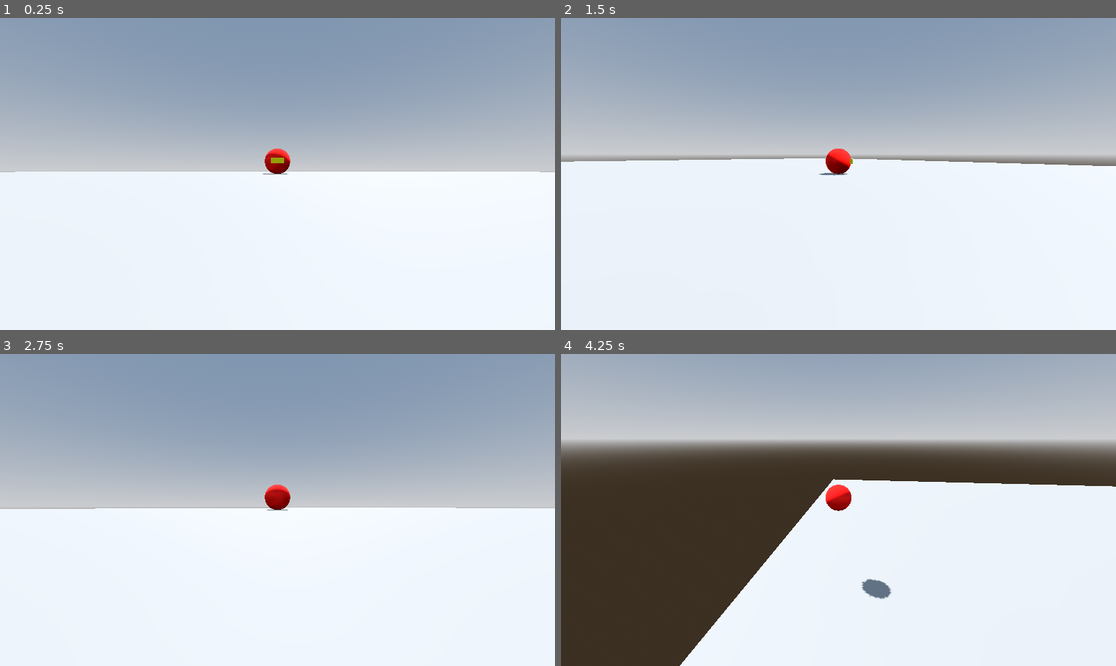
Above: before the commit, frames 1-4 (two rows, left to right).
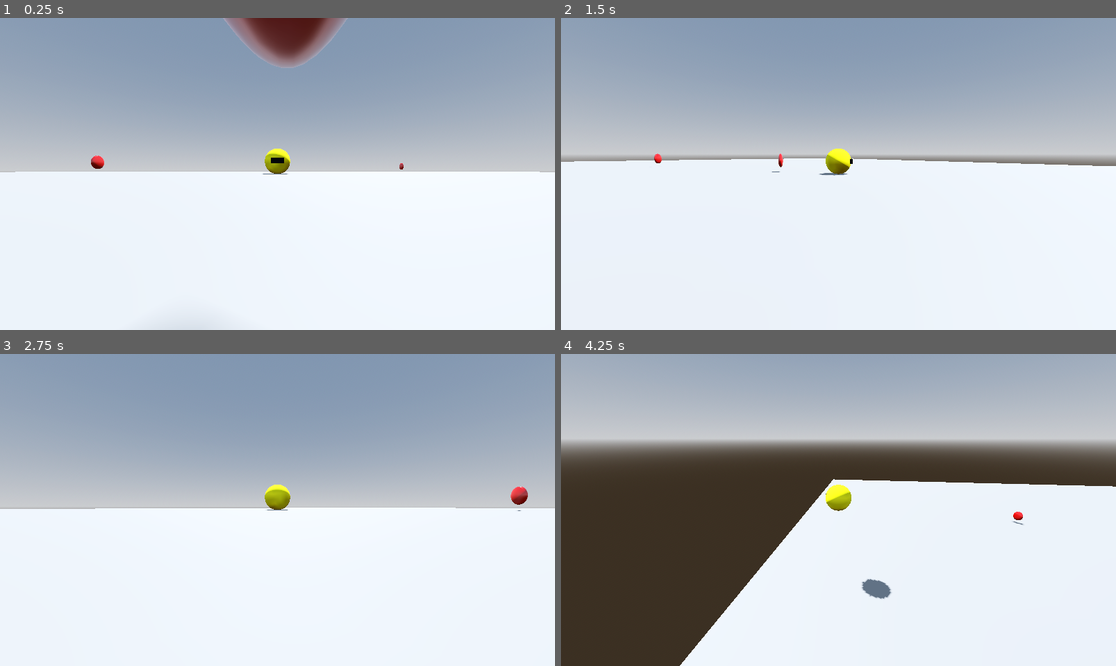
Above: after the commit, the same moments.

Repository: cliff-lilly-jean/pacman-stealth-game
Game: Godot game, scene res://scenes/world/world.tscn
Two runs of this game, one before a commit and one after it. Both use one fixed random seed, a clock stepped at 60 frames per second and the inputs below.
Inputs (mouse positions are in pixels of both pictures, inside the frame that each line leads up to):
- Up to frame 1 (0.25 s): no input
- Up to frame 2 (1.5 s): move the mouse to (866, 174) at 0.52 s; hold W (move_forward) from 0.53 s (still down); tap Shift (dash) at 0.6 s; tap Space (jump) at 0.77 s; move the mouse to (810, 174) at 1.27 s; tap Ctrl (sprint) at 1.35 s
- Up to frame 3 (2.75 s): keep holding W (move_forward); tap Space (jump) at 1.52 s; move the mouse to (288, 503) at 2.02 s; tap Shift (dash) at 2.1 s
- Up to frame 4 (4.25 s): keep holding W (move_forward); move the mouse to (832, 516) at 2.77 s; tap Ctrl (sprint) at 2.85 s; tap Space (jump) at 3.02, 3.77 s; move the mouse to (877, 513) at 3.52 s; tap Shift (dash) at 3.6 s

The runs differ from the first frame. In frame 1, 2.6% of the frame differs, in the area x 16-73%, y 0-50%; in frame 2, 0.4%; in frame 3, 0.4%; in frame 4, 0.4%.

Commit message:
added pellets to the game

Diff:
--- /dev/null
+++ b/scenes/collectables/pellets/pellet.gd
@@ -0,0 +1,12 @@
+class_name Pellet extends Area3D
+
+func _ready() -> void:
+	body_entered.connect(on_body_entered)
+
+func _process(delta: float) -> void:
+	rotation.y += 6 * delta
+
+func on_body_entered(body: Node3D) -> void:
+	if body is Player:
+		print(body.name, " took ", self.name)
+		queue_free()
--- /dev/null
+++ b/scenes/collectables/pellets/pellet.tscn
@@ -0,0 +1,27 @@
+[gd_scene format=3 uid="uid://d3vqp4oc0egcq"]
+
+[ext_resource type="Script" uid="uid://deqrnsy3lb2i0" path="res://scenes/collectables/pellets/pellet.gd" id="1_vmixq"]
+
+[sub_resource type="SphereMesh" id="SphereMesh_7capw"]
+radius = 0.3
+height = 0.2
+
+[sub_resource type="StandardMaterial3D" id="StandardMaterial3D_vmixq"]
+albedo_color = Color(0.84705883, 0, 0, 1)
+metallic = 0.31
+metallic_specular = 0.9
+roughness = 0.12
+emission = Color(0.21230483, 0.21230483, 0.21230483, 1)
+
+[sub_resource type="SphereShape3D" id="SphereShape3D_7capw"]
+
+[node name="Pellet" type="Area3D" unique_id=1459063820]
+script = ExtResource("1_vmixq")
+
+[node name="MeshInstance3D" type="MeshInstance3D" parent="." unique_id=1386647666]
+transform = Transform3D(1, 0, 0, 0, -4.371139e-08, -1, 0, 1, -4.371139e-08, 0, 0, 0)
+mesh = SubResource("SphereMesh_7capw")
+surface_material_override/0 = SubResource("StandardMaterial3D_vmixq")
+
+[node name="CollisionShape3D" type="CollisionShape3D" parent="." unique_id=1389986050]
+shape = SubResource("SphereShape3D_7capw")
--- a/scenes/entities/player/player.tscn
+++ b/scenes/entities/player/player.tscn
@@ -16,13 +16,13 @@
 [sub_resource type="SphereMesh" id="SphereMesh_8afob"]
 
 [sub_resource type="StandardMaterial3D" id="StandardMaterial3D_qek5x"]
-albedo_color = Color(1, 0.0627451, 0, 1)
+albedo_color = Color(1, 1, 0, 1)
 
 [sub_resource type="BoxMesh" id="BoxMesh_qek5x"]
 size = Vector3(0.5, 0.2, 0.5)
 
 [sub_resource type="StandardMaterial3D" id="StandardMaterial3D_5gtgg"]
-albedo_color = Color(1, 1, 0, 1)
+albedo_color = Color(0, 0, 0, 1)
 
 [node name="Player" type="CharacterBody3D" unique_id=573448500 node_paths=PackedStringArray("camera_controller", "input_manager", "mesh")]
 script = ExtResource("1_8afob")
--- a/scenes/world/world.tscn
+++ b/scenes/world/world.tscn
@@ -1,6 +1,7 @@
 [gd_scene format=3 uid="uid://bngug3e0d04yb"]
 
 [ext_resource type="PackedScene" uid="uid://kotak32xuqdy" path="res://scenes/entities/player/player.tscn" id="1_dphjl"]
+[ext_resource type="PackedScene" uid="uid://d3vqp4oc0egcq" path="res://scenes/collectables/pellets/pellet.tscn" id="2_sl2e5"]
 
 [sub_resource type="ProceduralSkyMaterial" id="ProceduralSkyMaterial_dphjl"]
 sky_horizon_color = Color(0.66224277, 0.6717428, 0.6867428, 1)
@@ -42,3 +43,17 @@
 transform = Transform3D(1, 0, 0, 0, 1, 0, 0, 0, 1, 0, 0.5, 0)
 
 [node name="Environment" type="Node3D" parent="." unique_id=2079499997]
+
+[node name="Pellets" type="Node3D" parent="." unique_id=847069946]
+
+[node name="Pellet" parent="Pellets" unique_id=1459063820 instance=ExtResource("2_sl2e5")]
+transform = Transform3D(1, 0, 0, 0, 1, 0, 0, 0, 1, 0, 0.9999999, -6.053056)
+
+[node name="Pellet2" parent="Pellets" unique_id=1194776434 instance=ExtResource("2_sl2e5")]
+transform = Transform3D(1, 0, 0, 0, 1, 0, 0, 0, 1, -8, 0.9999999, -1.0530558)
+
+[node name="Pellet3" parent="Pellets" unique_id=917457215 instance=ExtResource("2_sl2e5")]
+transform = Transform3D(1, 0, 0, 0, 1, 0, 0, 0, 1, 11, 0.9999999, -10.053056)
+
+[node name="Pellet4" parent="Pellets" unique_id=1851477144 instance=ExtResource("2_sl2e5")]
+transform = Transform3D(1, 0, 0, 0, 1, 0, 0, 0, 1, 0, 0.9999999, 7.946944)
--- a/state_machine/states/player/move.gd
+++ b/state_machine/states/player/move.gd
@@ -28,11 +28,7 @@
 	if input.length() > 0.1:
 		var target_angle: float = atan2(desired_velocity.x, desired_velocity.z)
 
-		entity.mesh.global_rotation.y = lerp_angle(
-			entity.mesh.global_rotation.y,
-			target_angle,
-			10 * delta
-		)
+		entity.mesh.global_rotation.y = lerp_angle(entity.mesh.global_rotation.y, target_angle, 10 * delta)
 
 	if input.length() >= 0.1:
 		entity.velocity.x = move_toward(entity.velocity.x, desired_velocity.x,  acceleration * delta)
Not shown, added: scenes/collectables/pellets/pellet.gd.uid
